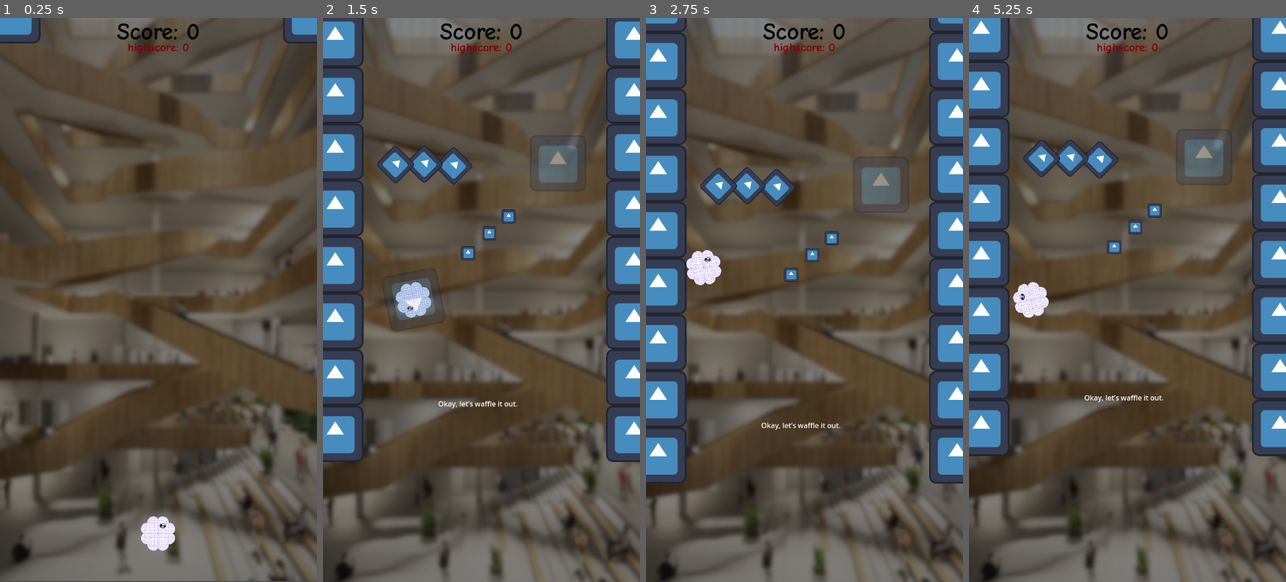
Above: before the commit, frames 1-4 (left to right).
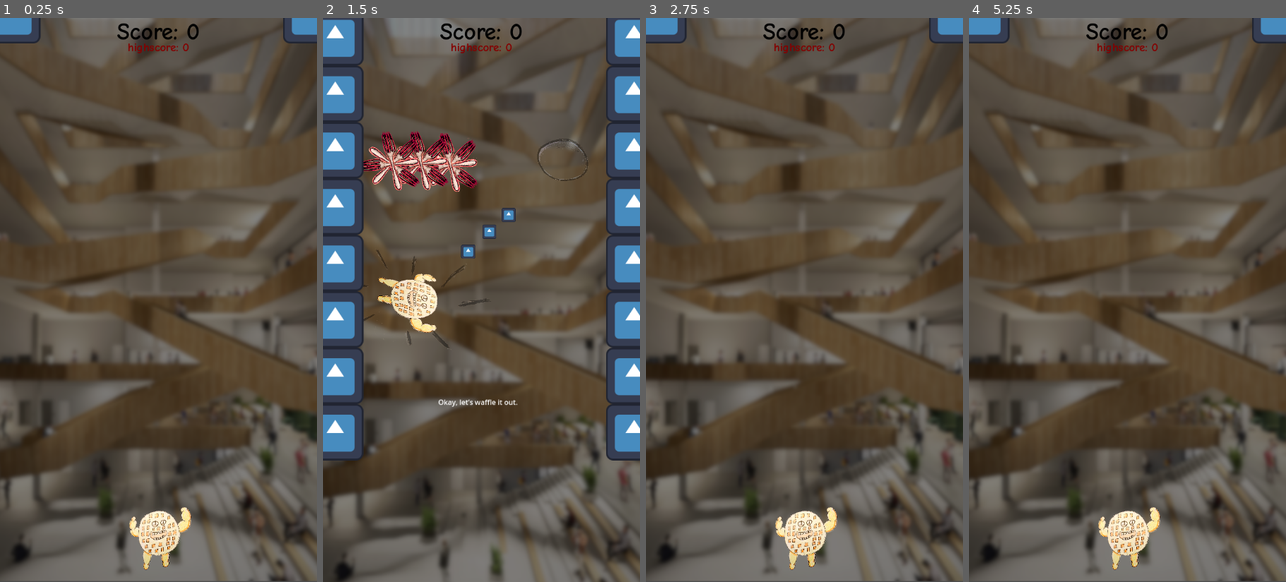
Above: after the commit, the same moments.

Repository: Slideshow776/GGJ2025
Game: Godot game, scene res://scenes/game.tscn
The game is run twice, just before and just after one commit, with the same random seed, the same clock (stepped at 60 frames per second) and the same inputs. The engine's default icon, where the game draws it, is replaced by a stand-in: a white triangle on a blue panel in a dark square.
Inputs (mouse positions are in pixels of both pictures, inside the frame that each line leads up to):
- Up to frame 1 (0.25 s): no input
- Up to frame 2 (1.5 s): tap Enter at 0.5 s; move the mouse to (551, 271) at 0.52 s; click (551, 271) at 0.67 s; move the mouse to (418, 328) at 1.27 s; click (418, 328) at 1.42 s
- Up to frame 3 (2.75 s): move the mouse to (836, 175) at 2.02 s; click (836, 175) at 2.17 s
- Up to frame 4 (5.25 s): move the mouse to (1111, 412) at 2.77 s; click (1111, 412) at 2.92 s; move the mouse to (1222, 384) at 3.52 s; click (1222, 384) at 3.67 s; move the mouse to (1032, 215) at 4.27 s; click (1032, 215) at 4.42 s; move the mouse to (1143, 300) at 5.02 s; click (1143, 300) at 5.17 s

The runs differ from the first frame. In frame 1, 1.2% of the frame differs, in the area x 40-61%, y 86-98%; in frame 2, 7.6%; in frame 3, 48%, in the area x 0-100%, y 0-100%; in frame 4, 47%.

Commit message:
added some graphical assets

Diff:
--- a/scenes/bubble.tscn
+++ b/scenes/bubble.tscn
@@ -1,17 +1,25 @@
-[gd_scene load_steps=4 format=3 uid="uid://ul47tjraayjv"]
+[gd_scene load_steps=6 format=3 uid="uid://ul47tjraayjv"]
 
 [ext_resource type="Script" path="res://scripts/bubble.gd" id="1_2m67i"]
-[ext_resource type="Texture2D" uid="uid://op4yb8wp6yl" path="res://assets/images/icon.svg" id="1_ilpnw"]
+[ext_resource type="Texture2D" uid="uid://c8lslnonod8bs" path="res://assets/images/bubble_normal.png" id="2_ryefv"]
+[ext_resource type="Texture2D" uid="uid://ck7nyn5bnfub7" path="res://assets/images/bubble_arrow.png" id="3_3sack"]
+[ext_resource type="Texture2D" uid="uid://btd6run4j5qis" path="res://assets/images/bubble_pop.png" id="4_3s87h"]
 
 [sub_resource type="CircleShape2D" id="CircleShape2D_st7o3"]
 radius = 69.029
 
 [node name="Bubble" type="Area2D"]
 script = ExtResource("1_2m67i")
+bubble_normal_texture = ExtResource("2_ryefv")
+bubble_arrow_texture = ExtResource("3_3sack")
+bubble_pop_texture = ExtResource("4_3s87h")
 
 [node name="Sprite2D" type="Sprite2D" parent="."]
+unique_name_in_owner = true
 modulate = Color(1, 1, 1, 0.352941)
-texture = ExtResource("1_ilpnw")
+position = Vector2(0, -16.5)
+scale = Vector2(0.129719, 0.139757)
+texture = ExtResource("2_ryefv")
 
 [node name="CollisionShape2D" type="CollisionShape2D" parent="."]
 shape = SubResource("CircleShape2D_st7o3")
--- a/scenes/obstacle.tscn
+++ b/scenes/obstacle.tscn
@@ -1,6 +1,6 @@
 [gd_scene load_steps=5 format=3 uid="uid://p33hcubmmdyb"]
 
-[ext_resource type="Texture2D" uid="uid://op4yb8wp6yl" path="res://assets/images/icon.svg" id="1_vo8uc"]
+[ext_resource type="Texture2D" uid="uid://bqkte0ihh5q0v" path="res://assets/images/forks.png" id="1_fv0gt"]
 [ext_resource type="Script" path="res://scripts/kill_entity.gd" id="2_p2unk"]
 
 [sub_resource type="RectangleShape2D" id="RectangleShape2D_sxtkf"]
@@ -14,8 +14,8 @@
 
 [node name="Sprite2D" type="Sprite2D" parent="."]
 rotation = 0.785398
-scale = Vector2(0.5, 0.5)
-texture = ExtResource("1_vo8uc")
+scale = Vector2(0.0797187, 0.0797187)
+texture = ExtResource("1_fv0gt")
 
 [node name="CollisionShape2D" type="CollisionShape2D" parent="."]
 rotation = 0.785398
--- a/scenes/player.tscn
+++ b/scenes/player.tscn
@@ -1,7 +1,7 @@
 [gd_scene load_steps=6 format=3 uid="uid://fsp8ieeax256"]
 
 [ext_resource type="Script" path="res://scripts/player.gd" id="1_2qefk"]
-[ext_resource type="Texture2D" uid="uid://j5sis2sxsb7e" path="res://assets/images/waffle_test.png" id="2_dlmvl"]
+[ext_resource type="Texture2D" uid="uid://c1f2msuueuqvl" path="res://assets/images/waffle_man.png" id="2_8sdes"]
 [ext_resource type="AudioStream" uid="uid://boyvjnn18vpme" path="res://assets/audio/sfx/682424__pnmcarrierailfan__human-fart_3.mp3" id="3_aymqy"]
 
 [sub_resource type="CircleShape2D" id="CircleShape2D_h4a85"]
@@ -16,8 +16,10 @@
 script = ExtResource("1_2qefk")
 
 [node name="Sprite2D" type="Sprite2D" parent="."]
-scale = Vector2(0.40625, 0.40625)
-texture = ExtResource("2_dlmvl")
+unique_name_in_owner = true
+position = Vector2(5, 11)
+scale = Vector2(0.104776, 0.104776)
+texture = ExtResource("2_8sdes")
 
 [node name="CollisionShape2D" type="CollisionShape2D" parent="."]
 shape = SubResource("CircleShape2D_h4a85")
--- a/scripts/bubble.gd
+++ b/scripts/bubble.gd
@@ -1,19 +1,36 @@
 class_name Bubble
 extends Area2D
 
-@export var _rotation_speed := 3.0
+@export var _rotation_speed := randf_range(2.0, 4.0)
+@export var bubble_normal_texture: Texture
+@export var bubble_arrow_texture: Texture
+@export var bubble_pop_texture: Texture
 
 var _player: Player
 var _position_tween: Tween
+var _current_texture: Texture
+var original_scale: Vector2
+var is_clockwise := randi() % 2 == 0
+
+@onready var sprite_2d: Sprite2D = %Sprite2D
 
 
 func _ready():
 	body_entered.connect(_on_area_entered)
+	rotation = randf_range(0.0, 2.0 * PI)
+
+	sprite_2d.texture = bubble_normal_texture
+	_current_texture = bubble_normal_texture
+	original_scale = sprite_2d.scale
+	scale = original_scale * randf_range(4.0, 12.0)
 
 
 func _process(delta: float) -> void:
 	if _player:
-		rotation += _rotation_speed * delta
+		if is_clockwise:
+			rotation += _rotation_speed * delta
+		else:
+			rotation -= _rotation_speed * delta
 		_player.rotation = rotation
 
 
@@ -22,11 +39,19 @@
 		return
 
 	_player = player
+	_player.normal_animation()
+
+	sprite_2d.texture = bubble_arrow_texture
+	_current_texture = bubble_arrow_texture
+
+	var tween := create_tween()
+	tween.tween_property(sprite_2d, "scale", original_scale * Vector2(1.4, 1.4), 0.25)
+	tween.tween_property(sprite_2d, "scale", original_scale * Vector2(1, 1), 0.25)
 
 	_position_tween = create_tween()
 	_position_tween.set_trans(Tween.TRANS_BOUNCE)
 	_position_tween.set_ease(Tween.EASE_OUT)
-	_position_tween.tween_property(player, "global_position", global_position, 0.5)
+	_position_tween.tween_property(player, "global_position", global_position, 0.25)
 	_position_tween.finished.connect(func() -> void: player.bubble = self)
 
 
@@ -34,6 +59,7 @@
 	if _position_tween.is_running():
 		return false
 
+	_player.air_animation()
 	_player = null
 	_position_tween.stop()
 	_pop()
@@ -51,4 +77,20 @@
 
 
 func _pop() -> void:
+	sprite_2d.texture = bubble_pop_texture
+	_current_texture = bubble_pop_texture
+	var tween := create_tween()
+	tween.tween_property(sprite_2d, "scale", original_scale * Vector2(2.4, 2.4), 0.4)
+
+	# Create a timer to wait before calling queue_free()
+	var timer = Timer.new()
+	add_child(timer)  # Add the timer as a child to the current node
+	timer.wait_time = .4  # Set the timer to 0.2 seconds
+	timer.one_shot = true  # Ensure it only triggers once
+	timer.start()  # Start the timer
+
+	# Wait for the timer to finish
+	await timer.timeout  # Wait for the timer's timeout signal
+
+	# Now free the bubble
 	queue_free()
--- a/scripts/game.gd
+++ b/scripts/game.gd
@@ -150,6 +150,8 @@
 		get_tree().reload_current_scene()
 
 	if is_first_player_event:
+		var music_bus_index = AudioServer.get_bus_index("Music")
+		AudioServer.set_bus_effect_enabled(music_bus_index, 0, false)
 		is_first_player_event = false
 		is_camera_counting = true
 		enter_player_in_first_bubble()
--- a/scripts/player.gd
+++ b/scripts/player.gd
@@ -10,8 +10,14 @@
 var bubble: Bubble
 var is_dead := false
 var _death_rotation := 0.0
+var original_scale: Vector2
 
 @onready var camera_2d: Camera2D = %Camera2D
+@onready var sprite_2d: Sprite2D = %Sprite2D
+
+
+func _ready() -> void:
+	original_scale = sprite_2d.scale
 
 
 func _physics_process(delta) -> void:
@@ -25,9 +31,25 @@
 	_death_rotation = randf_range(death_rotation_min, death_rotation_max)
 	is_dead = true
 	died.emit()
+	normal_animation()
 
 	%FartSound.pitch_scale = randf_range(0.5, 1.5)
 	%FartSound.play()
+
+
+func air_animation() -> void:
+	var tween := create_tween()
+	tween.set_trans(Tween.TRANS_BOUNCE)
+	tween.set_ease(Tween.EASE_OUT)
+	tween.tween_property(sprite_2d, "scale", original_scale * Vector2(0.5, 1.5), 0.5)
+
+
+func normal_animation() -> void:
+	var tween := create_tween()
+	tween.set_trans(Tween.TRANS_BOUNCE)
+	tween.set_ease(Tween.EASE_OUT)
+	tween.tween_property(sprite_2d, "scale", original_scale, 0.5)
+
 
 func restart() -> void:
 	velocity = Vector2.ZERO
Binary file added: assets/images/bubble_arrow.png
Not shown, added: assets/images/bubble_arrow.png.import
Binary file added: assets/images/bubble_normal.png
Not shown, added: assets/images/bubble_normal.png.import
Binary file added: assets/images/bubble_pop.png
Not shown, added: assets/images/bubble_pop.png.import
Binary file added: assets/images/forks.png
Not shown, added: assets/images/forks.png.import
Binary file added: assets/images/waffle_man.png
Not shown, changed: assets/images/waffle_man.png.import
Binary file removed: assets/images/waffle_test.png
